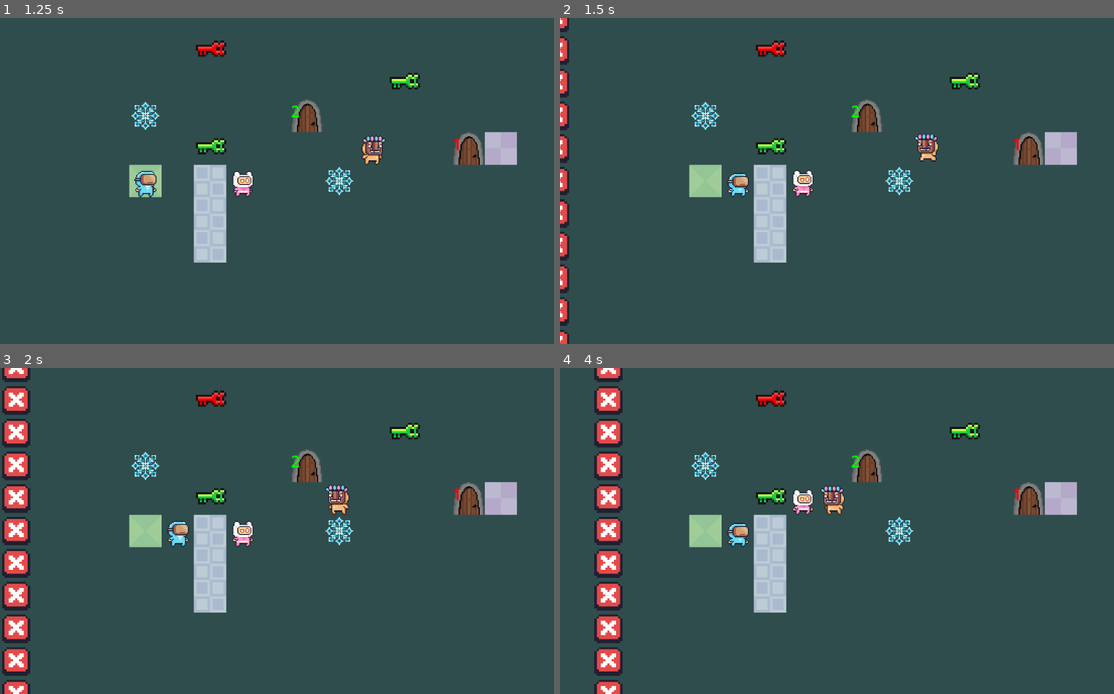
Above: before the commit, frames 1-4 (two rows, left to right).
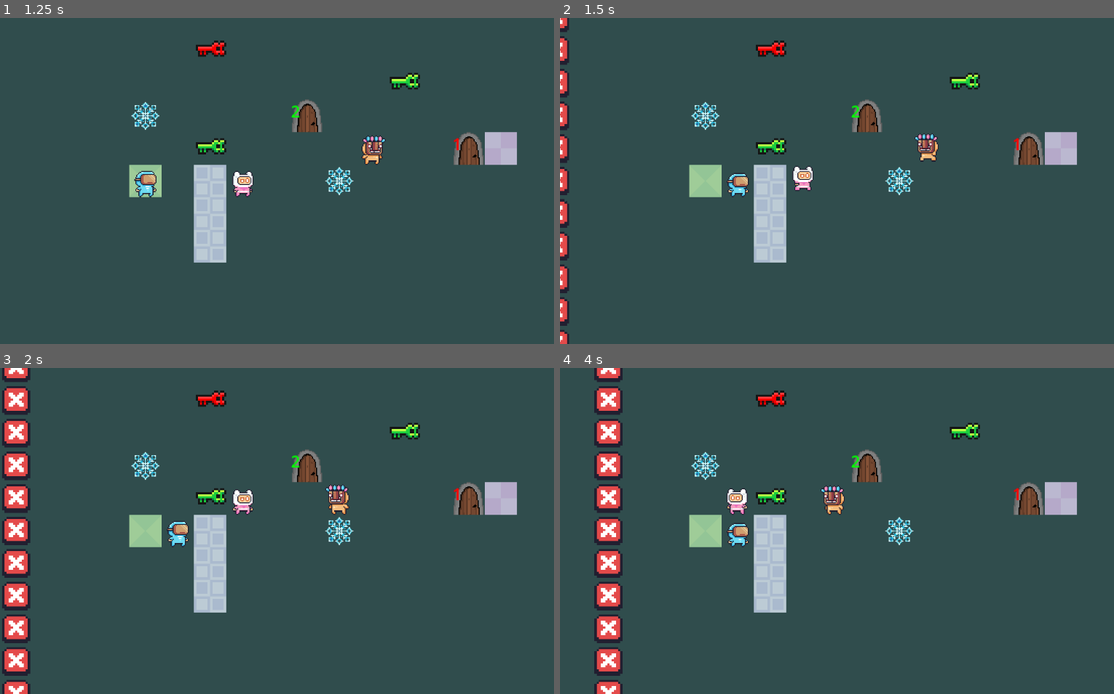
Above: after the commit, the same moments.

Repository: kwananak/GridGame
Game: Godot game, scene res://Scenes/Main.tscn
The game is run twice, just before and just after one commit, with the same random seed, the same clock (stepped at 60 frames per second) and the same inputs.
Inputs:
- Up to frame 1 (1.25 s): click "Test Level" at 0.5 s
- Up to frame 2 (1.5 s): tap Enter at 1.25 s; hold D (right) from 1.28 s (still down)
- Up to frame 3 (2 s): keep holding D (right); tap Space at 1.52 s
- Up to frame 4 (4 s): release D (right) at 2.03 s; hold S (down) 2.03-2.78 s; tap Space at 2.27, 3.77 s; hold D (right) 2.78-3.53 s; hold W (up) from 3.53 s (still down)

Frame 1 is identical in both runs. In frame 2, 0.3% of the frame differs, in the area x 41-46%, y 45-56%; in frame 3, 0.5%; in frame 4, 0.5%, in the area x 30-46%, y 36-45%.

Commit message:
better path finding for seeker enemy and added missing comments

Diff:
--- a/Scenes/Level1.tscn
+++ b/Scenes/Level1.tscn
@@ -1,6 +1,6 @@
 [gd_scene load_steps=11 format=3 uid="uid://dl6jgy6mcvq3n"]
 
-[ext_resource type="Script" path="res://Scripts/LevelManager.gd" id="1_qw6vk"]
+[ext_resource type="PackedScene" uid="uid://dhqr3k2csmslo" path="res://Scenes/Prefabs/level_manager.tscn" id="1_t3jru"]
 [ext_resource type="PackedScene" uid="uid://f6ans0klrpqi" path="res://Scenes/ui.tscn" id="2_ybf64"]
 [ext_resource type="PackedScene" uid="uid://w21obpr13fv6" path="res://Scenes/Prefabs/invisible_wall.tscn" id="6_mjoxk"]
 [ext_resource type="PackedScene" uid="uid://b0dhbkmn8vh3a" path="res://Scenes/Tiles/floor_tile.tscn" id="7_dj8ov"]
@@ -13,8 +13,7 @@
 
 [node name="Level1" type="Node2D"]
 
-[node name="LevelManager" type="Node" parent="." node_paths=PackedStringArray("end_turn_calls")]
-script = ExtResource("1_qw6vk")
+[node name="LevelManager" parent="." node_paths=PackedStringArray("end_turn_calls") instance=ExtResource("1_t3jru")]
 level_number = 1
 end_turn_calls = [NodePath("../Firewall")]
 
@@ -157,156 +156,156 @@
 [node name="EndTile" parent="Environment/Floor" instance=ExtResource("9_q8q32")]
 position = Vector2(512, 128)
 
-[node name="Wall" type="Node" parent="Environment"]
-
-[node name="WallTile" parent="Environment/Wall" instance=ExtResource("8_sp0i5")]
+[node name="Walls" type="Node" parent="Environment"]
+
+[node name="WallTile" parent="Environment/Walls" instance=ExtResource("8_sp0i5")]
 position = Vector2(32, 64)
 scale = Vector2(0.996163, 1.01704)
 
-[node name="WallTile33" parent="Environment/Wall" instance=ExtResource("8_sp0i5")]
+[node name="WallTile33" parent="Environment/Walls" instance=ExtResource("8_sp0i5")]
 position = Vector2(32, 96)
 scale = Vector2(0.996163, 1.01704)
 
-[node name="WallTile34" parent="Environment/Wall" instance=ExtResource("8_sp0i5")]
+[node name="WallTile34" parent="Environment/Walls" instance=ExtResource("8_sp0i5")]
 position = Vector2(32, 160)
 scale = Vector2(0.996163, 1.01704)
 
-[node name="WallTile35" parent="Environment/Wall" instance=ExtResource("8_sp0i5")]
+[node name="WallTile35" parent="Environment/Walls" instance=ExtResource("8_sp0i5")]
 position = Vector2(512, 96)
 scale = Vector2(0.996163, 1.01704)
 
-[node name="WallTile36" parent="Environment/Wall" instance=ExtResource("8_sp0i5")]
+[node name="WallTile36" parent="Environment/Walls" instance=ExtResource("8_sp0i5")]
 position = Vector2(512, 160)
 scale = Vector2(0.996163, 1.01704)
 
-[node name="WallTile2" parent="Environment/Wall" instance=ExtResource("8_sp0i5")]
+[node name="WallTile2" parent="Environment/Walls" instance=ExtResource("8_sp0i5")]
 position = Vector2(64, 64)
 scale = Vector2(0.996163, 1.01704)
 
-[node name="WallTile3" parent="Environment/Wall" instance=ExtResource("8_sp0i5")]
+[node name="WallTile3" parent="Environment/Walls" instance=ExtResource("8_sp0i5")]
 position = Vector2(96, 64)
 scale = Vector2(0.996163, 1.01704)
 
-[node name="WallTile4" parent="Environment/Wall" instance=ExtResource("8_sp0i5")]
+[node name="WallTile4" parent="Environment/Walls" instance=ExtResource("8_sp0i5")]
 position = Vector2(128, 64)
 scale = Vector2(0.996163, 1.01704)
 
-[node name="WallTile5" parent="Environment/Wall" instance=ExtResource("8_sp0i5")]
+[node name="WallTile5" parent="Environment/Walls" instance=ExtResource("8_sp0i5")]
 position = Vector2(160, 64)
 scale = Vector2(0.996163, 1.01704)
 
-[node name="WallTile6" parent="Environment/Wall" instance=ExtResource("8_sp0i5")]
+[node name="WallTile6" parent="Environment/Walls" instance=ExtResource("8_sp0i5")]
 position = Vector2(192, 64)
 scale = Vector2(0.996163, 1.01704)
 
-[node name="WallTile7" parent="Environment/Wall" instance=ExtResource("8_sp0i5")]
+[node name="WallTile7" parent="Environment/Walls" instance=ExtResource("8_sp0i5")]
 position = Vector2(224, 64)
 scale = Vector2(0.996163, 1.01704)
 
-[node name="WallTile8" parent="Environment/Wall" instance=ExtResource("8_sp0i5")]
+[node name="WallTile8" parent="Environment/Walls" instance=ExtResource("8_sp0i5")]
 position = Vector2(256, 64)
 scale = Vector2(0.996163, 1.01704)
 
-[node name="WallTile9" parent="Environment/Wall" instance=ExtResource("8_sp0i5")]
+[node name="WallTile9" parent="Environment/Walls" instance=ExtResource("8_sp0i5")]
 position = Vector2(288, 64)
 scale = Vector2(0.996163, 1.01704)
 
-[node name="WallTile10" parent="Environment/Wall" instance=ExtResource("8_sp0i5")]
+[node name="WallTile10" parent="Environment/Walls" instance=ExtResource("8_sp0i5")]
 position = Vector2(320, 64)
 scale = Vector2(0.996163, 1.01704)
 
-[node name="WallTile11" parent="Environment/Wall" instance=ExtResource("8_sp0i5")]
+[node name="WallTile11" parent="Environment/Walls" instance=ExtResource("8_sp0i5")]
 position = Vector2(352, 64)
 scale = Vector2(0.996163, 1.01704)
 
-[node name="WallTile12" parent="Environment/Wall" instance=ExtResource("8_sp0i5")]
+[node name="WallTile12" parent="Environment/Walls" instance=ExtResource("8_sp0i5")]
 position = Vector2(384, 64)
 scale = Vector2(0.996163, 1.01704)
 
-[node name="WallTile13" parent="Environment/Wall" instance=ExtResource("8_sp0i5")]
+[node name="WallTile13" parent="Environment/Walls" instance=ExtResource("8_sp0i5")]
 position = Vector2(416, 64)
 scale = Vector2(0.996163, 1.01704)
 
-[node name="WallTile14" parent="Environment/Wall" instance=ExtResource("8_sp0i5")]
+[node name="WallTile14" parent="Environment/Walls" instance=ExtResource("8_sp0i5")]
 position = Vector2(448, 64)
 scale = Vector2(0.996163, 1.01704)
 
-[node name="WallTile15" parent="Environment/Wall" instance=ExtResource("8_sp0i5")]
+[node name="WallTile15" parent="Environment/Walls" instance=ExtResource("8_sp0i5")]
 position = Vector2(480, 64)
 scale = Vector2(0.996163, 1.01704)
 
-[node name="WallTile16" parent="Environment/Wall" instance=ExtResource("8_sp0i5")]
+[node name="WallTile16" parent="Environment/Walls" instance=ExtResource("8_sp0i5")]
 position = Vector2(512, 64)
 scale = Vector2(0.996163, 1.01704)
 
-[node name="WallTile17" parent="Environment/Wall" instance=ExtResource("8_sp0i5")]
+[node name="WallTile17" parent="Environment/Walls" instance=ExtResource("8_sp0i5")]
 position = Vector2(32, 192)
 scale = Vector2(0.996163, 1.01704)
 
-[node name="WallTile18" parent="Environment/Wall" instance=ExtResource("8_sp0i5")]
+[node name="WallTile18" parent="Environment/Walls" instance=ExtResource("8_sp0i5")]
 position = Vector2(64, 192)
 scale = Vector2(0.996163, 1.01704)
 
-[node name="WallTile19" parent="Environment/Wall" instance=ExtResource("8_sp0i5")]
+[node name="WallTile19" parent="Environment/Walls" instance=ExtResource("8_sp0i5")]
 position = Vector2(96, 192)
 scale = Vector2(0.996163, 1.01704)
 
-[node name="WallTile20" parent="Environment/Wall" instance=ExtResource("8_sp0i5")]
+[node name="WallTile20" parent="Environment/Walls" instance=ExtResource("8_sp0i5")]
 position = Vector2(128, 192)
 scale = Vector2(0.996163, 1.01704)
 
-[node name="WallTile21" parent="Environment/Wall" instance=ExtResource("8_sp0i5")]
+[node name="WallTile21" parent="Environment/Walls" instance=ExtResource("8_sp0i5")]
 position = Vector2(160, 192)
 scale = Vector2(0.996163, 1.01704)
 
-[node name="WallTile22" parent="Environment/Wall" instance=ExtResource("8_sp0i5")]
+[node name="WallTile22" parent="Environment/Walls" instance=ExtResource("8_sp0i5")]
 position = Vector2(192, 192)
 scale = Vector2(0.996163, 1.01704)
 
-[node name="WallTile23" parent="Environment/Wall" instance=ExtResource("8_sp0i5")]
+[node name="WallTile23" parent="Environment/Walls" instance=ExtResource("8_sp0i5")]
 position = Vector2(224, 192)
 scale = Vector2(0.996163, 1.01704)
 
-[node name="WallTile24" parent="Environment/Wall" instance=ExtResource("8_sp0i5")]
+[node name="WallTile24" parent="Environment/Walls" instance=ExtResource("8_sp0i5")]
 position = Vector2(256, 192)
 scale = Vector2(0.996163, 1.01704)
 
-[node name="WallTile25" parent="Environment/Wall" instance=ExtResource("8_sp0i5")]
+[node name="WallTile25" parent="Environment/Walls" instance=ExtResource("8_sp0i5")]
 position = Vector2(288, 192)
 scale = Vector2(0.996163, 1.01704)
 
-[node name="WallTile26" parent="Environment/Wall" instance=ExtResource("8_sp0i5")]
+[node name="WallTile26" parent="Environment/Walls" instance=ExtResource("8_sp0i5")]
 position = Vector2(320, 192)
 scale = Vector2(0.996163, 1.01704)
 
-[node name="WallTile27" parent="Environment/Wall" instance=ExtResource("8_sp0i5")]
+[node name="WallTile27" parent="Environment/Walls" instance=ExtResource("8_sp0i5")]
 position = Vector2(352, 192)
 scale = Vector2(0.996163, 1.01704)
 
-[node name="WallTile28" parent="Environment/Wall" instance=ExtResource("8_sp0i5")]
+[node name="WallTile28" parent="Environment/Walls" instance=ExtResource("8_sp0i5")]
 position = Vector2(384, 192)
 scale = Vector2(0.996163, 1.01704)
 
-[node name="WallTile29" parent="Environment/Wall" instance=ExtResource("8_sp0i5")]
+[node name="WallTile29" parent="Environment/Walls" instance=ExtResource("8_sp0i5")]
 position = Vector2(416, 192)
 scale = Vector2(0.996163, 1.01704)
 
-[node name="WallTile30" parent="Environment/Wall" instance=ExtResource("8_sp0i5")]
+[node name="WallTile30" parent="Environment/Walls" instance=ExtResource("8_sp0i5")]
 position = Vector2(448, 192)
 scale = Vector2(0.996163, 1.01704)
 
-[node name="WallTile31" parent="Environment/Wall" instance=ExtResource("8_sp0i5")]
+[node name="WallTile31" parent="Environment/Walls" instance=ExtResource("8_sp0i5")]
 position = Vector2(480, 192)
 scale = Vector2(0.996163, 1.01704)
 
-[node name="WallTile32" parent="Environment/Wall" instance=ExtResource("8_sp0i5")]
+[node name="WallTile32" parent="Environment/Walls" instance=ExtResource("8_sp0i5")]
 position = Vector2(512, 192)
 scale = Vector2(0.996163, 1.01704)
 
-[node name="InvisibleWall" parent="Environment/Wall" instance=ExtResource("6_mjoxk")]
+[node name="InvisibleWall" parent="Environment/Walls" instance=ExtResource("6_mjoxk")]
 position = Vector2(0, 128)
 
-[node name="InvisibleWall2" parent="Environment/Wall" instance=ExtResource("6_mjoxk")]
+[node name="InvisibleWall2" parent="Environment/Walls" instance=ExtResource("6_mjoxk")]
 position = Vector2(544, 128)
 
 [node name="Trials" type="Node" parent="."]
--- a/Scenes/Prefabs/level_manager.tscn
+++ b/Scenes/Prefabs/level_manager.tscn
@@ -2,5 +2,5 @@
 
 [ext_resource type="Script" path="res://Scripts/LevelManager.gd" id="1_1q1ie"]
 
-[node name="LevelManager" type="Node"]
+[node name="LevelManager" type="Node2D"]
 script = ExtResource("1_1q1ie")
--- a/Scenes/Tiles/door_tile.tscn
+++ b/Scenes/Tiles/door_tile.tscn
@@ -1,9 +1,30 @@
-[gd_scene load_steps=4 format=3 uid="uid://ci85kh4ijtmqe"]
+[gd_scene load_steps=6 format=3 uid="uid://ci85kh4ijtmqe"]
 
 [ext_resource type="Script" path="res://Scripts/door_tile.gd" id="1_gp22y"]
 [ext_resource type="Texture2D" uid="uid://dimmc0j2kb6km" path="res://Sprites/door.png" id="2_0j27y"]
 
 [sub_resource type="RectangleShape2D" id="RectangleShape2D_jlqeg"]
+
+[sub_resource type="Animation" id="Animation_f0uvb"]
+resource_name = "pulse"
+length = 2.0
+tracks/0/type = "value"
+tracks/0/imported = false
+tracks/0/enabled = true
+tracks/0/path = NodePath(".:scale")
+tracks/0/interp = 1
+tracks/0/loop_wrap = true
+tracks/0/keys = {
+"times": PackedFloat32Array(0, 0.5, 1, 1.5, 2),
+"transitions": PackedFloat32Array(1, 1, 1, 1, 1),
+"update": 0,
+"values": [Vector2(1, 1), Vector2(1.5, 1.5), Vector2(1, 1), Vector2(1.5, 1.5), Vector2(1, 1)]
+}
+
+[sub_resource type="AnimationLibrary" id="AnimationLibrary_pcpuq"]
+_data = {
+"pulse": SubResource("Animation_f0uvb")
+}
 
 [node name="DoorTile" type="Area2D"]
 script = ExtResource("1_gp22y")
@@ -21,3 +42,9 @@
 [node name="Label" type="Label" parent="."]
 offset_right = 32.0
 offset_bottom = 32.0
+text = "2"
+
+[node name="AnimationPlayer" type="AnimationPlayer" parent="Label"]
+libraries = {
+"": SubResource("AnimationLibrary_pcpuq")
+}
--- a/Scenes/test_level.tscn
+++ b/Scenes/test_level.tscn
@@ -62,7 +62,6 @@
 
 [node name="SeekerEnemy" parent="Trials/SeekerEnemy1" instance=ExtResource("6_h5bn4")]
 position = Vector2(224, 192)
-speed = 2
 
 [node name="FreezeTile1" type="Node" parent="Trials"]
 
--- a/Scripts/HardenedTile.gd
+++ b/Scripts/HardenedTile.gd
@@ -1,6 +1,8 @@
 extends Area2D
 
+# set up the strength of the tile from the inspector
 @export var strength = 1
+
 @onready var sprite = $Sprite2D
 
 # calls _match_strength when game starts
--- a/Scripts/LevelManager.gd
+++ b/Scripts/LevelManager.gd
@@ -1,12 +1,13 @@
-extends Node
+extends Node2D
 
 var turn = 0: set = end_turn
 var freeze = 0: set = set_freeze
 var keys = []: set = set_keys
 var game_over = false
 var game_won = false
+var astar_grid = AStarGrid2D.new()
 
-# setup level specs from inspector
+# setup level specs from inspector. Firewall speed: 1 will move every turn, 2 every 2 turn, etc.
 @export var firewall_speed = 1
 @export var firewall_step = 0.5
 @export var level_number = 0
@@ -19,8 +20,21 @@
 @onready var camera = $"../../Camera2D"
 @onready var ui = $"../UI"
 
+func _ready():
+	initialize_grid()
+
 func _process(_delta):
 	process_camera()
+
+# sets up a* grid for path finding in level
+func initialize_grid():
+	astar_grid.size = Vector2i(get_viewport_rect().size) / tile_size
+	astar_grid.cell_size = Vector2i(tile_size, tile_size)
+	astar_grid.diagonal_mode = AStarGrid2D.DIAGONAL_MODE_NEVER
+	astar_grid.default_estimate_heuristic = AStarGrid2D.HEURISTIC_OCTILE
+	astar_grid.update()
+	for wall in $"../Environment/Walls".get_children():
+		astar_grid.set_point_solid(Vector2i(wall.position) / tile_size, true)
 
 # called when keys are acquired or used
 # shows inventory of key in UI, if any
--- a/Scripts/Main.gd
+++ b/Scripts/Main.gd
@@ -20,7 +20,7 @@
 func call_quit():
 	get_tree().quit()
 
-
+# instantiates test level from main menu
 func _on_test_level_button_pressed():
 	menu.visible = false
 	add_child(load("res://Scenes/test_level.tscn").instantiate())
--- a/Scripts/Player.gd
+++ b/Scripts/Player.gd
@@ -2,14 +2,14 @@
 
 var ray
 var animated_sprite_2d
-@onready var level_manager = $"../LevelManager"
-@onready var start_tile = $"../Environment/Floor/StartTile"
-
 var moving = false
 var inputs = {"left": Vector2.LEFT,
 			"right": Vector2.RIGHT,
 			"up": Vector2.UP,
 			"down": Vector2.DOWN}
+
+@onready var level_manager = $"../LevelManager"
+@onready var start_tile = $"../Environment/Floor/StartTile"
 
 func _ready():
 	animated_sprite_2d = get_node("AnimatedSprite2D")
@@ -19,11 +19,6 @@
 
 func _process(_delta):
 	tumble_animation()
-
-# game over animation
-func tumble_animation():
-	if level_manager.game_over and !level_manager.game_won:
-		animated_sprite_2d.play("tumble")
 
 func _unhandled_input(event):
 	if moving:
@@ -35,6 +30,11 @@
 			if inputs[dir] == inputs.right:
 				animated_sprite_2d.flip_h = false
 			collision_check(dir)
+
+# game over animation
+func tumble_animation():
+	if level_manager.game_over and !level_manager.game_won:
+		animated_sprite_2d.play("tumble")
 
 # checks for collision before moving or taking appropriate action
 func collision_check(dir):
@@ -61,7 +61,7 @@
 					collision.open_door()
 					move(dir)
 				else:
-					print("missing key(s)")
+					collision.pulsate()
 			_:
 				return
 
--- a/Scripts/door_tile.gd
+++ b/Scripts/door_tile.gd
@@ -1,15 +1,26 @@
 extends Area2D
 
+# set up key(s) needed to open door from inspector
 @export var keys_needed = 1
 @export var key_type = Color.GREEN
 
+@onready var animation_player = $"Label/AnimationPlayer"
+@onready var level_manager = $"../../../LevelManager"
+@onready var label = $"Label"
+
 func _ready():
-	get_node("Label").text = str(keys_needed)
-	get_node("Label").set("theme_override_colors/font_color", key_type)
+	label.text = str(keys_needed)
+	label.set("theme_override_colors/font_color", key_type)
 
+# called by player with the right key(s)
+# makes the tile available for path finding, removes the key(s) used and removes the door
 func open_door():
-	var lm = $"../../../LevelManager"
+	level_manager.astar_grid.set_point_solid(Vector2i(position) / level_manager.tile_size)
 	for n in keys_needed:
-		lm.keys.erase(key_type)
-		lm.set_keys(lm.keys)
+		level_manager.keys.erase(key_type)
+		level_manager.set_keys(level_manager.keys)
 	queue_free()
+
+# pulsates the key requirements when player tries to open the door without the needed key(s)
+func pulsate():
+	animation_player.play("pulse")
--- a/Scripts/freeze_tile.gd
+++ b/Scripts/freeze_tile.gd
@@ -1,7 +1,9 @@
 extends Area2D
 
+# set up number of turn freezed after pick up, turn where item is picked up is included
 @export var strength = 3
 
+# sends freeze strength to level manager and removes freeze tile
 func set_freeze_strength():
 	$"../../../LevelManager".freeze = strength
 	queue_free()
--- a/Scripts/key_tile.gd
+++ b/Scripts/key_tile.gd
@@ -1,15 +1,22 @@
 extends Area2D
 
+# set up the key type from the inspector (green or red)
 @export var key_type = Color.GREEN
+
 @onready var sprite = $Sprite2D
 
 func _ready():
+	match_key()
+
+# matches sprite to key type
+func match_key():
 	match key_type:
 		Color.GREEN:
 			sprite.texture = load("res://Sprites/GreenKey.png")
 		Color.RED:
 			sprite.texture = load("res://Sprites/RedKey.png")
 
+# adds key to level_manager and removes key tile
 func pick_up_key():
 	$"../../../LevelManager".keys += [key_type]
 	queue_free()
--- a/Scripts/path_enemy.gd
+++ b/Scripts/path_enemy.gd
@@ -2,6 +2,7 @@
 
 var animated_sprite_2d
 
+# add path nodes and set speed from inspector. 1 will move every turn, 2 every 2 turn, etc.
 @export var path_nodes : Array[Node] = []
 @export var speed = 1
 
--- a/Scripts/seeker_enemy.gd
+++ b/Scripts/seeker_enemy.gd
@@ -1,5 +1,6 @@
 extends Area2D
 
+# set up speed of enemy from inspector. 1 will move every turn, 2 every 2 turn, etc.
 @export var speed = 1
 
 @onready var level_manager = $"../../../LevelManager"
@@ -8,29 +9,12 @@
 
 @export var cell_size = Vector2i(32, 32)
 
-var astar_grid = AStarGrid2D.new()
-var grid_size
-
-func _ready():
-	initialize_grid()
-
-func initialize_grid():
-	grid_size = Vector2i(get_viewport_rect().size) / cell_size
-	astar_grid.size = grid_size
-	astar_grid.cell_size = cell_size
-	astar_grid.diagonal_mode = AStarGrid2D.DIAGONAL_MODE_NEVER
-	astar_grid.default_estimate_heuristic = AStarGrid2D.HEURISTIC_OCTILE
-	astar_grid.update()
-	for wall in $"../../../Environment/Walls".get_children():
-		astar_grid.set_point_solid(Vector2i(wall.position) / cell_size, true)
-
-
-## Handles level manager's end_turn_call by moving towards next player
+## Handles level manager's end_turn_call by moving towards next player using level manager's a* grid
 ## Must subscribe to level manager calls
 func turn_call():
 	if level_manager.turn % speed !=0:
 		return
-	var direction = position.direction_to(astar_grid.get_id_path(Vector2i(position / 32), Vector2i(player.position / 32))[1] * 32)
+	var direction = position.direction_to(level_manager.astar_grid.get_id_path(Vector2i(position / 32), Vector2i(player.position / 32))[1] * 32)
 	if direction.x > 0:
 		animated_sprite_2d.flip_h = false
 	if direction.x < 0:
--- a/Scripts/ui.gd
+++ b/Scripts/ui.gd
@@ -1,8 +1,7 @@
 extends Node2D
 
-@onready var lm = $"../LevelManager"
+@onready var level_manager = $"../LevelManager"
 
-
-
+# relays quit level button press to level manager
 func _on_button_pressed():
-	lm._on_button_pressed()
+	level_manager._on_button_pressed()
